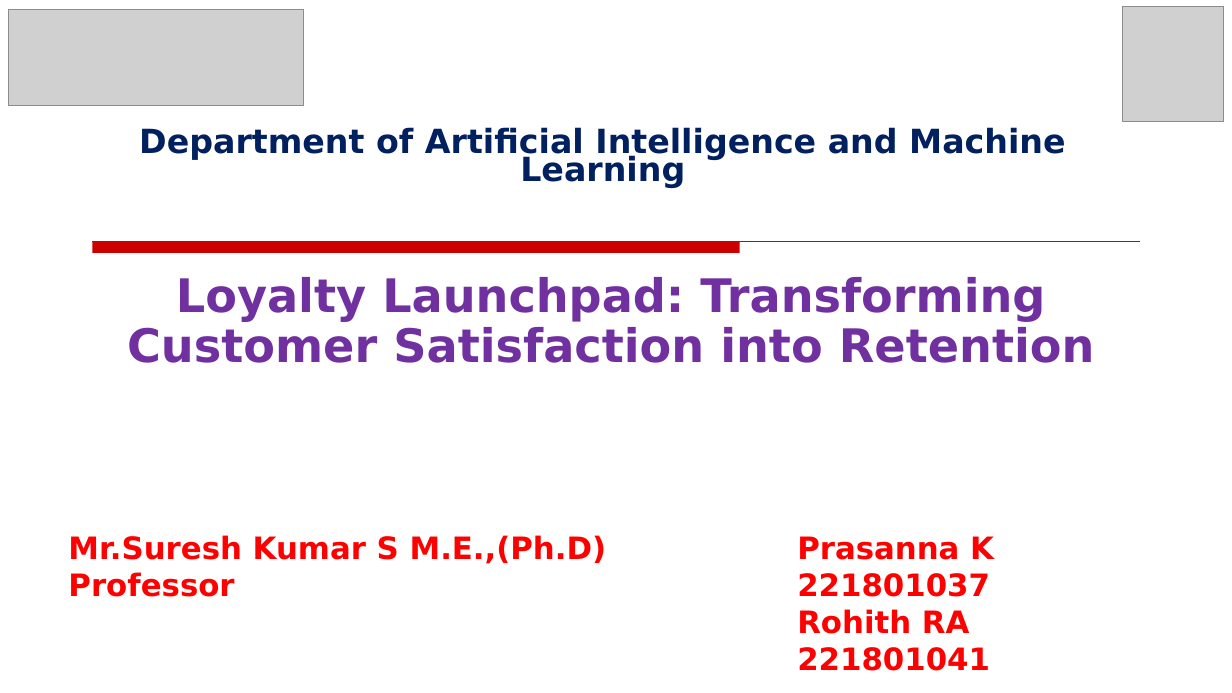
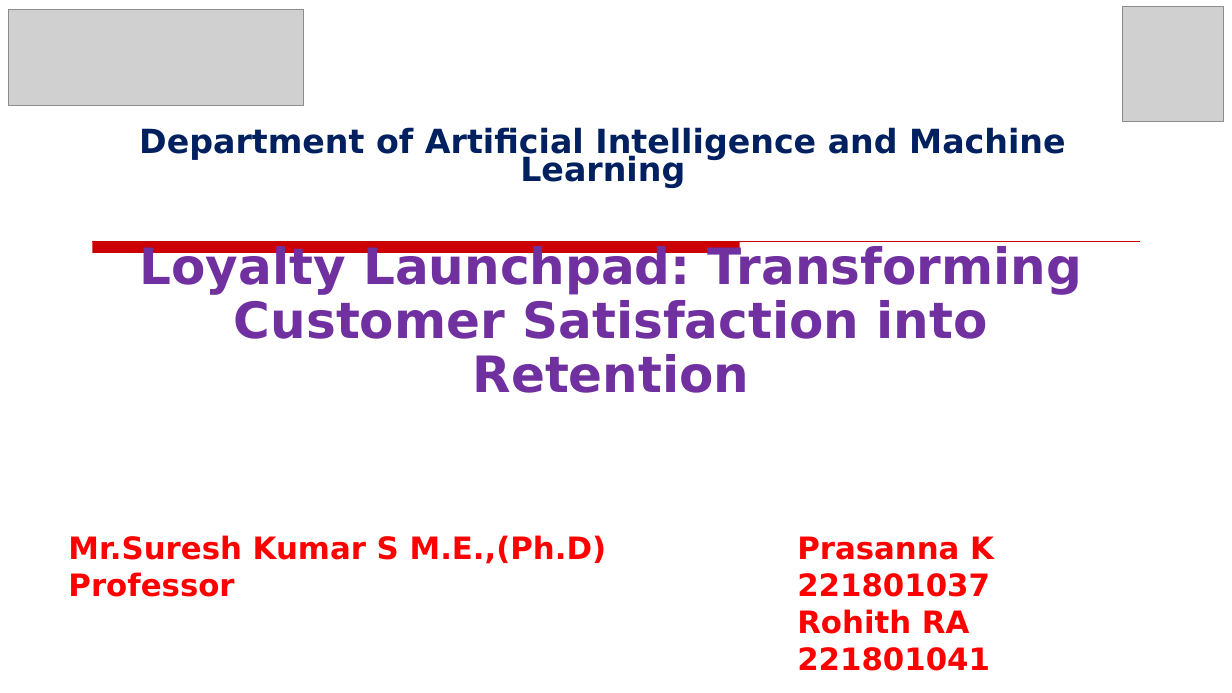
Before and after one commit to prasannak17/MiniProject, a slide deck: slide 1 of Final_review3741.pptx. Drawn at 1232x693 pixels with LibreOffice and Linux fonts; fonts in the diff are those of the drawing; grey boxes stand for pictures; background and template pictures are left out. Boxes give left, top, right and bottom in pixels: in the first picture for what was removed or moved away, otherwise in the second. Text is boxed around its words. In the diff, an @@ line names an element or a change of style, - is before the commit and + after.

```diff
--- a/Final_review3741.pptx
+++ b/Final_review3741.pptx
@@ text "Loyalty Launchpad: Transforming Customer Satisfaction ..." at box(140, 243, 1082, 393): size 36 to 39 pt @@
```
Also in this commit, not shown: 25 other slides changed, 6 slides added.
